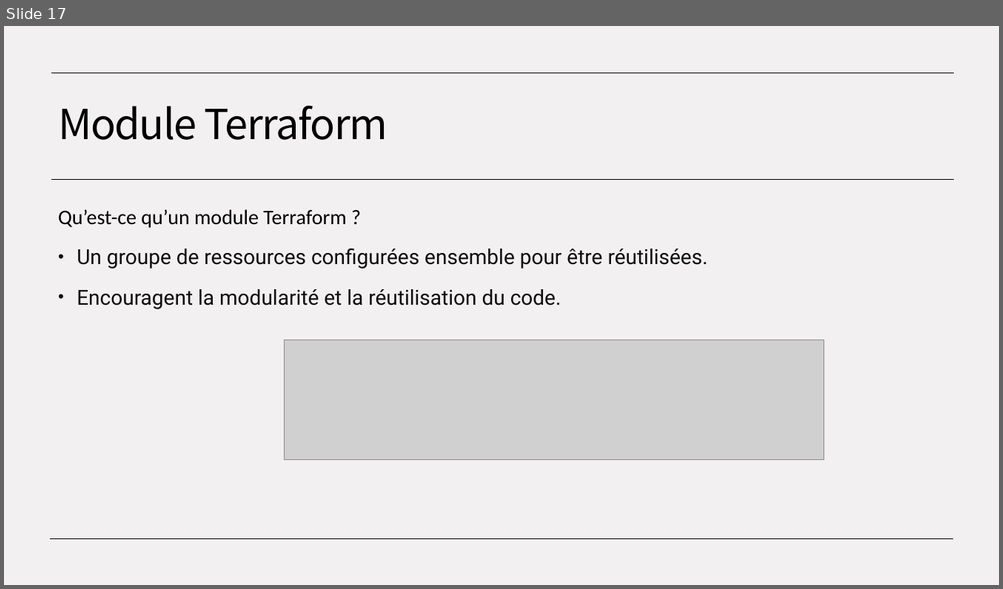
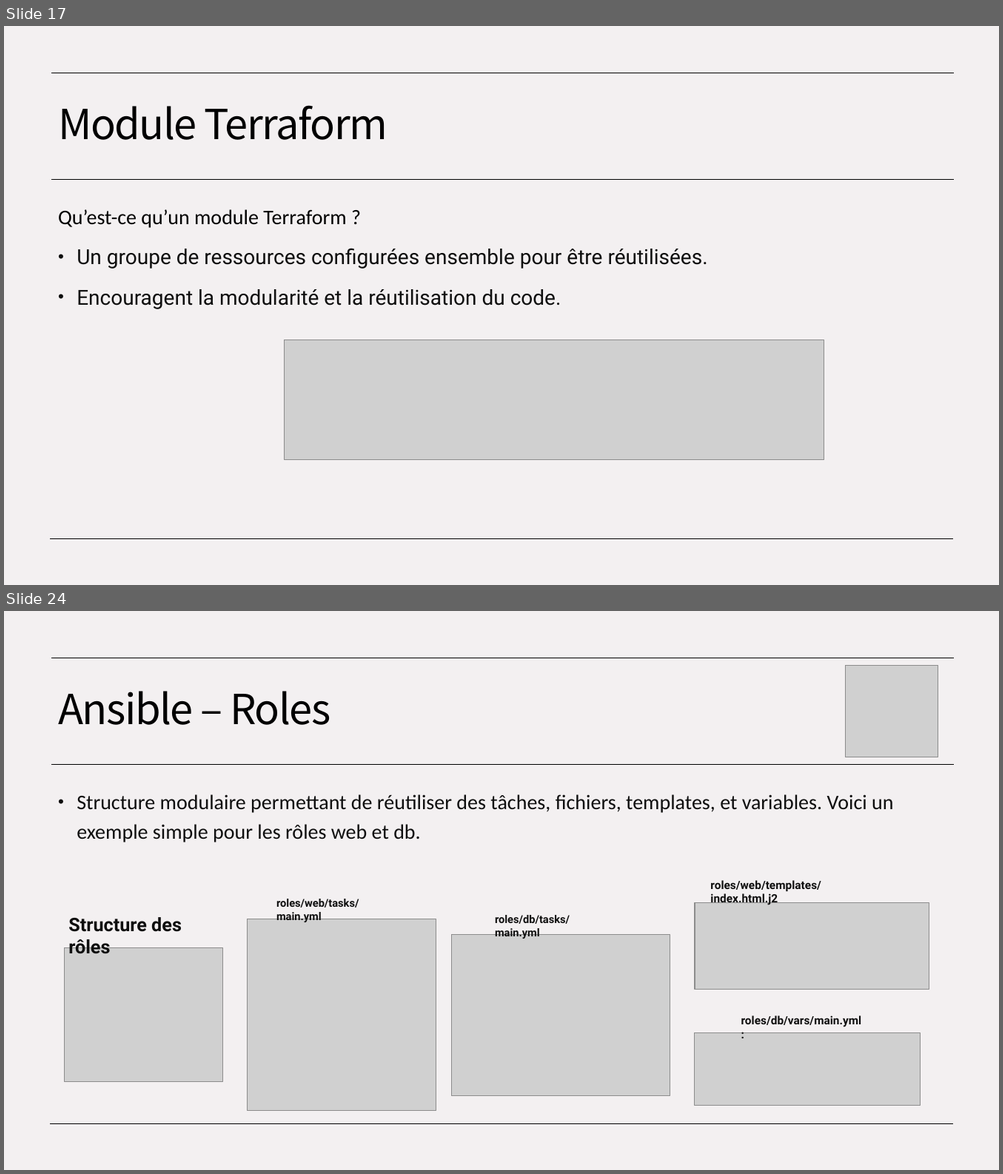
Before and after one commit to ConstevoTechnologies/EPSI---IaC, a slide deck: EPSI - Module IaC.pptx. Shown one above the other, each under a label of ours: slide 17 before the commit, slides 17 and 24 after it; the slides between them are not shown. The pictures are 1003x589 and 1003x1174 pixels, drawn with LibreOffice and Linux fonts; fonts in the diff are those of the drawing; grey boxes stand for pictures. Boxes give left, top, right and bottom in pixels: in the first picture for what was removed or moved away, otherwise in the second. Text is boxed around its words. In the diff, an @@ line names an element or a change of style, - is before the commit and + after.

```diff
--- a/EPSI - Module IaC.pptx
+++ b/EPSI - Module IaC.pptx
@@ slide 24 added at box(4, 611, 999, 1170), background #F3F0F1; not listed: 3 template elements that a slide beside it also shows @@
@@ picture added at box(845, 666, 938, 758) @@
@@ title added at box(58, 691, 330, 725), 40 pt, text #000000 @@
+Ansible – Roles
@@ text added at box(77, 795, 893, 843), 20 pt, text #0E0E0E @@
+• Structure modulaire permettant de réutiliser des tâches, fichiers, templates, et variables. Voici un exemple simple pour les rôles web et db.
@@ text added at box(276, 899, 358, 923), 10.5 pt, text #0E0E0E, bold @@
+roles/web/tasks/main.yml
@@ text added at box(710, 880, 821, 906), 11 pt, text #0E0E0E, bold @@
+roles/web/templates/index.html.j2
@@ text added at box(68, 917, 182, 954), 18 pt, text #0E0E0E, bold @@
+Structure des rôles
@@ picture added at box(247, 920, 436, 1111) @@
@@ text added at box(495, 915, 569, 939), 10.5 pt, text #0E0E0E, bold @@
+roles/db/tasks/main.yml
@@ picture added at box(695, 903, 929, 990) @@
@@ picture added at box(452, 935, 669, 1096) @@
@@ picture added at box(65, 948, 223, 1082) @@
@@ text added at box(741, 1016, 862, 1028), 11 pt, text #0E0E0E, bold @@
+roles/db/vars/main.yml :
@@ picture added at box(695, 1034, 920, 1105) @@
```
Also in this commit, not shown: 9 other slides added.
